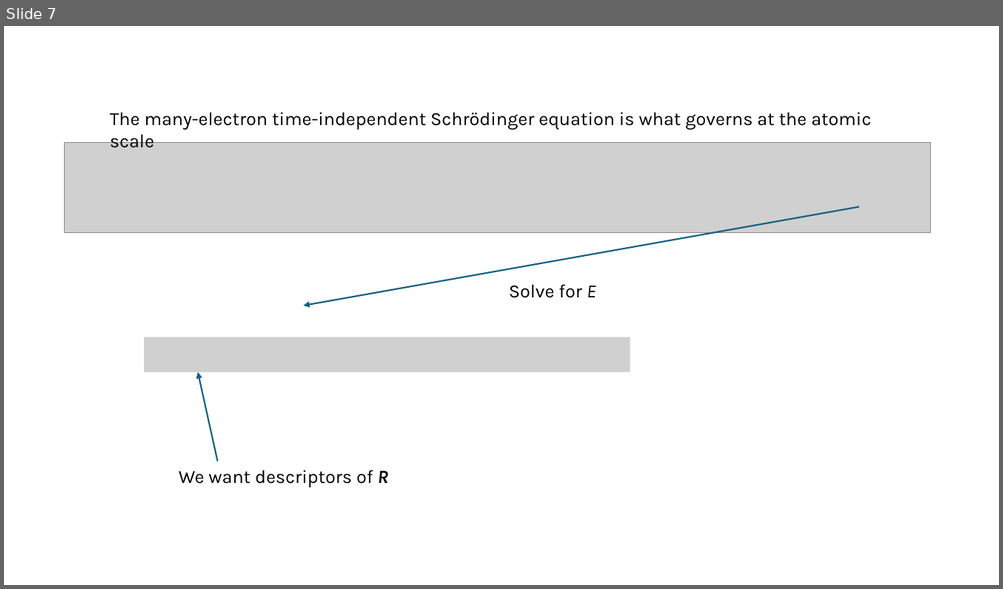
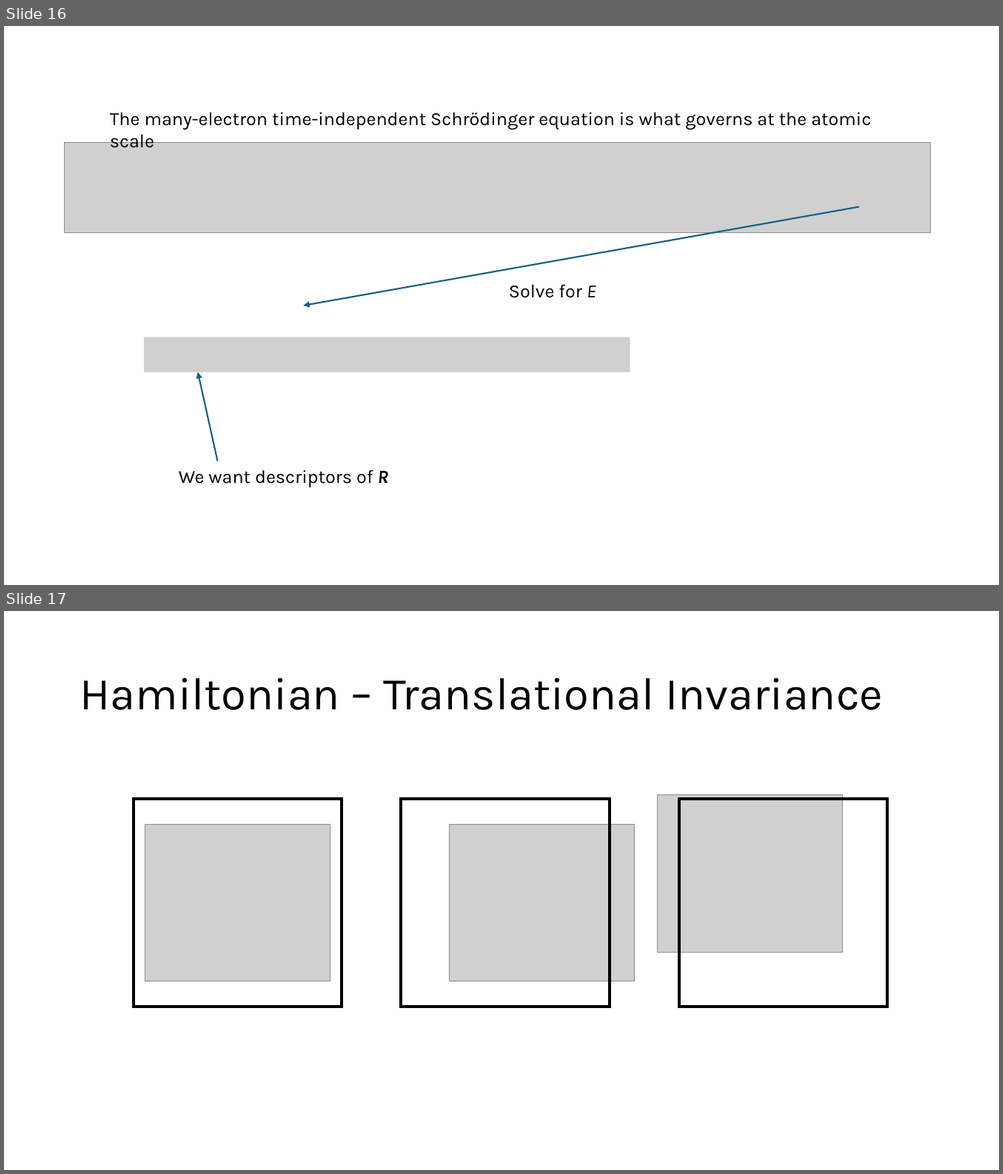
Before and after one commit to Mads-PeterVC/imlms, a slide deck: lessons/lesson_5/lecture_5.pptx. Shown one above the other, each under a label of ours: slide 7 before the commit, slides 16 and 17 after it. The pictures are 1003x589 and 1003x1174 pixels, drawn with LibreOffice and Linux fonts; fonts in the diff are those of the drawing; grey boxes stand for pictures. Boxes give left, top, right and bottom in pixels: in the first picture for what was removed or moved away, otherwise in the second. Text is boxed around its words. In the diff, an @@ line names an element or a change of style, - is before the commit and + after.

```diff
--- a/lessons/lesson_5/lecture_5.pptx
+++ b/lessons/lesson_5/lecture_5.pptx
@@ slide 17 added at box(4, 611, 999, 1170), background #FFFFFF @@
@@ title added at box(79, 678, 882, 710), 44 pt, text #000000 @@
+Hamiltonian – Translational Invariance
@@ rectangle added at box(133, 799, 341, 1007), outline #000000 3 pt @@
@@ rectangle added at box(401, 799, 609, 1007), outline #000000 3 pt @@
@@ picture added at box(657, 795, 842, 953) @@
@@ rectangle added at box(679, 799, 888, 1007), outline #000000 3 pt @@
@@ picture added at box(145, 824, 330, 982) @@
@@ picture added at box(449, 824, 634, 982) @@
@@ what was slide 7 is now slide 16 @@
```
Also in this commit, not shown: 12 other slides added, 3 other files.
